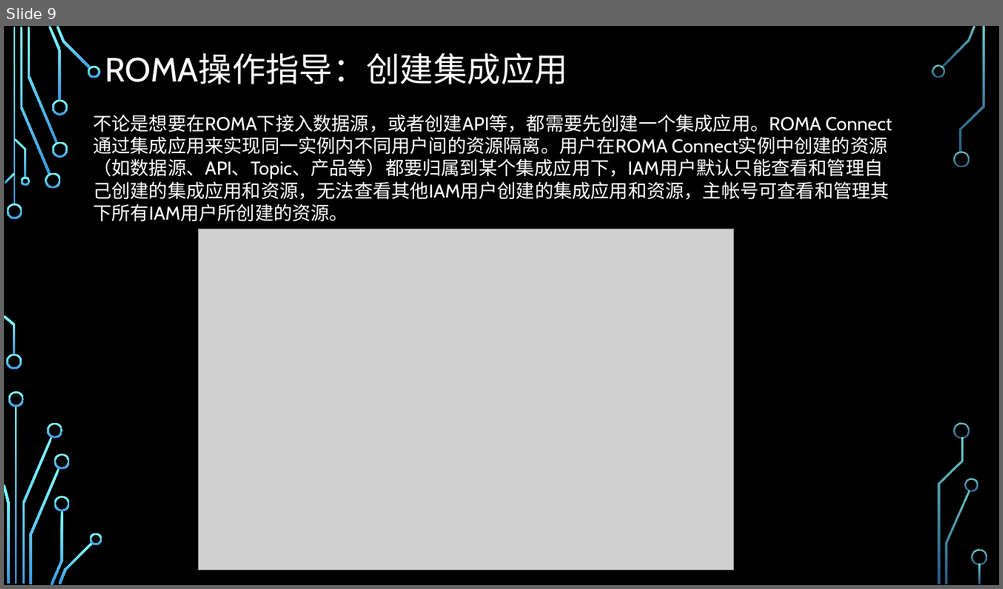
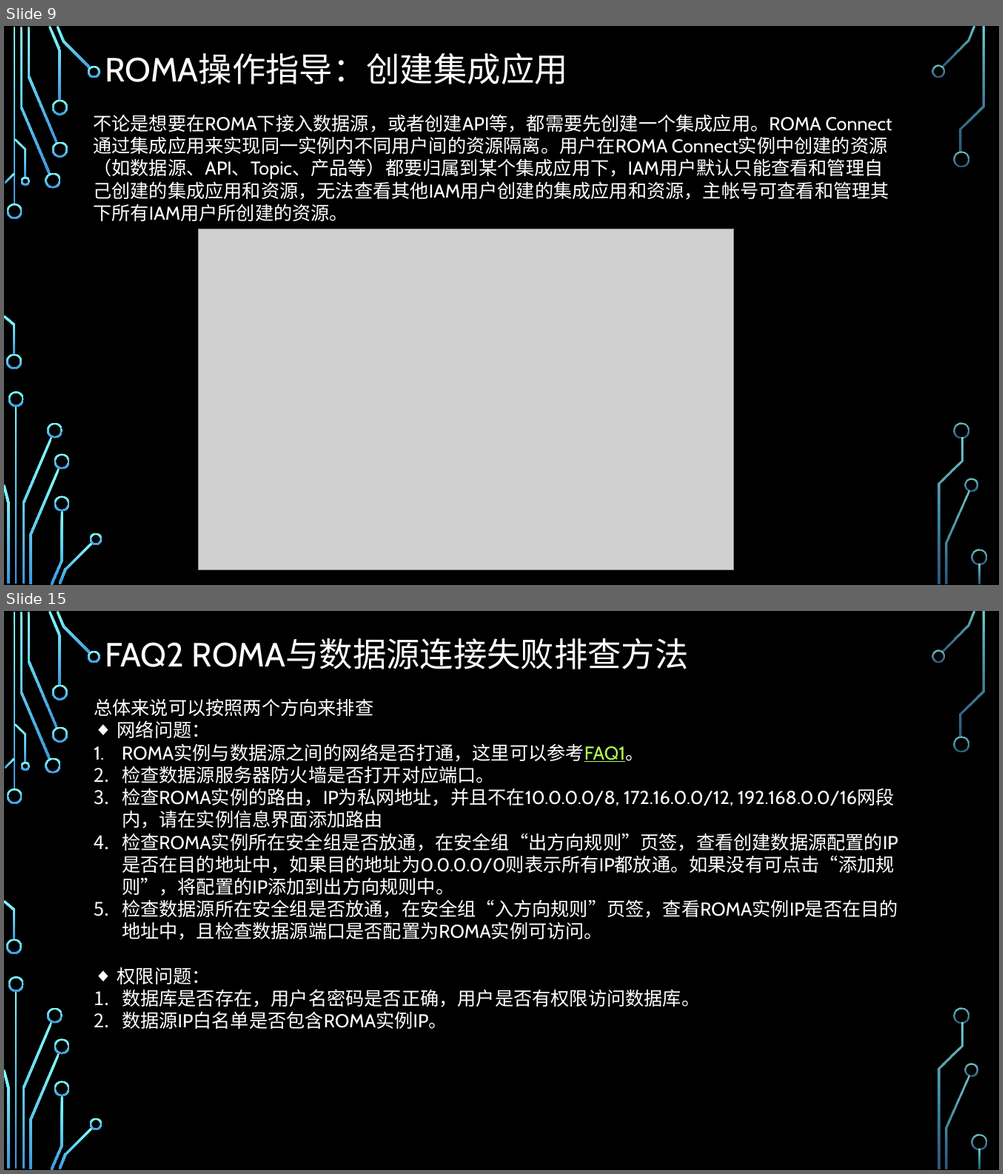
Before and after one commit to zhaoxukl1314/roma, a slide deck: ROMA使用手册.pptx. Shown one above the other, each under a label of ours: slide 9 before the commit, slides 9 and 15 after it; the slides between them are not shown. The pictures are 1003x589 and 1003x1174 pixels, drawn with LibreOffice and Linux fonts; fonts in the diff are those of the drawing; grey boxes stand for pictures; background and template pictures are left out. Boxes give left, top, right and bottom in pixels: in the first picture for what was removed or moved away, otherwise in the second. Text is boxed around its words. In the diff, an @@ line names an element or a change of style, - is before the commit and + after.

```diff
--- a/ROMA使用手册.pptx
+++ b/ROMA使用手册.pptx
@@ slide 15 added at [4, 611, 999, 1170], background picture (left out); not listed: 36 template elements that a slide beside it also shows @@
@@ title added at [105, 638, 688, 669], 32.4 pt, text #FFFFFF @@
+FAQ2 ROMA与数据源连接失败排查方法
@@ text added at [94, 698, 898, 1029], 18 pt, text #FFFFFF @@
+总体来说可以按照两个方向来排查
+◆ 网络问题：
+1. ROMA实例与数据源之间的网络是否打通，这里可以参考FAQ1。
+2. 检查数据源服务器防火墙是否打开对应端口。
+3. 检查ROMA实例的路由，IP为私网地址，并且不在10.0.0.0/8, 172.16.0.0/12, 192.168.0.0/16网段内，请在实例信息界面添加路由
+4. 检查ROMA实例所在安全组是否放通，在安全组“出方向规则”页签，查看创建数据源配置的IP是否在目的地址中，如果目的地址为0.0.0.0/0则表示所有IP都放通。如果没有可点击“添加规则”，将配置的IP添加到出方向规则中。
+5. 检查数据源所在安全组是否放通，在安全组“入方向规则”页签，查看ROMA实例IP是否在目的地址中，且检查数据源端口是否配置为ROMA实例可访问。
+◆ 权限问题：
+1. 数据库是否存在，用户名密码是否正确，用户是否有权限访问数据库。
+2. 数据源IP白名单是否包含ROMA实例IP。
```
Also in this commit, not shown: 4 slides changed, 3 other slides added, 1 slide removed.
